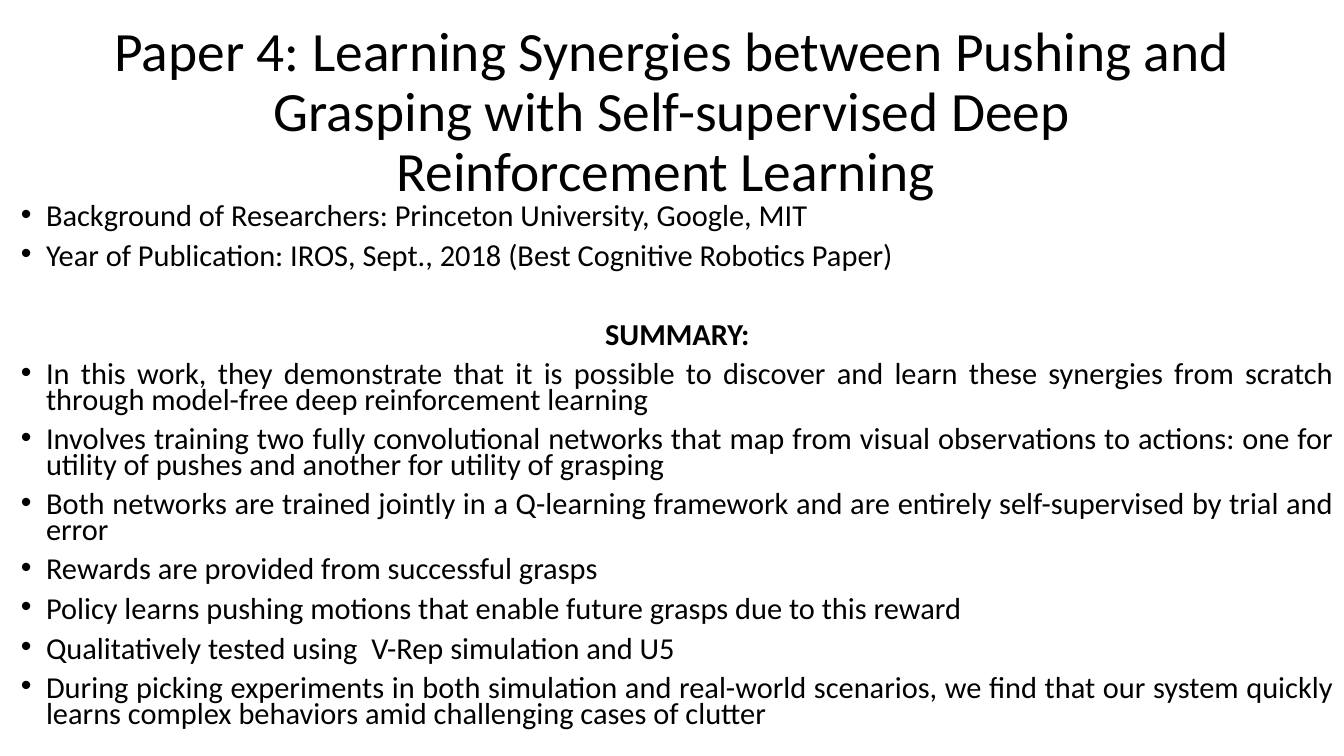
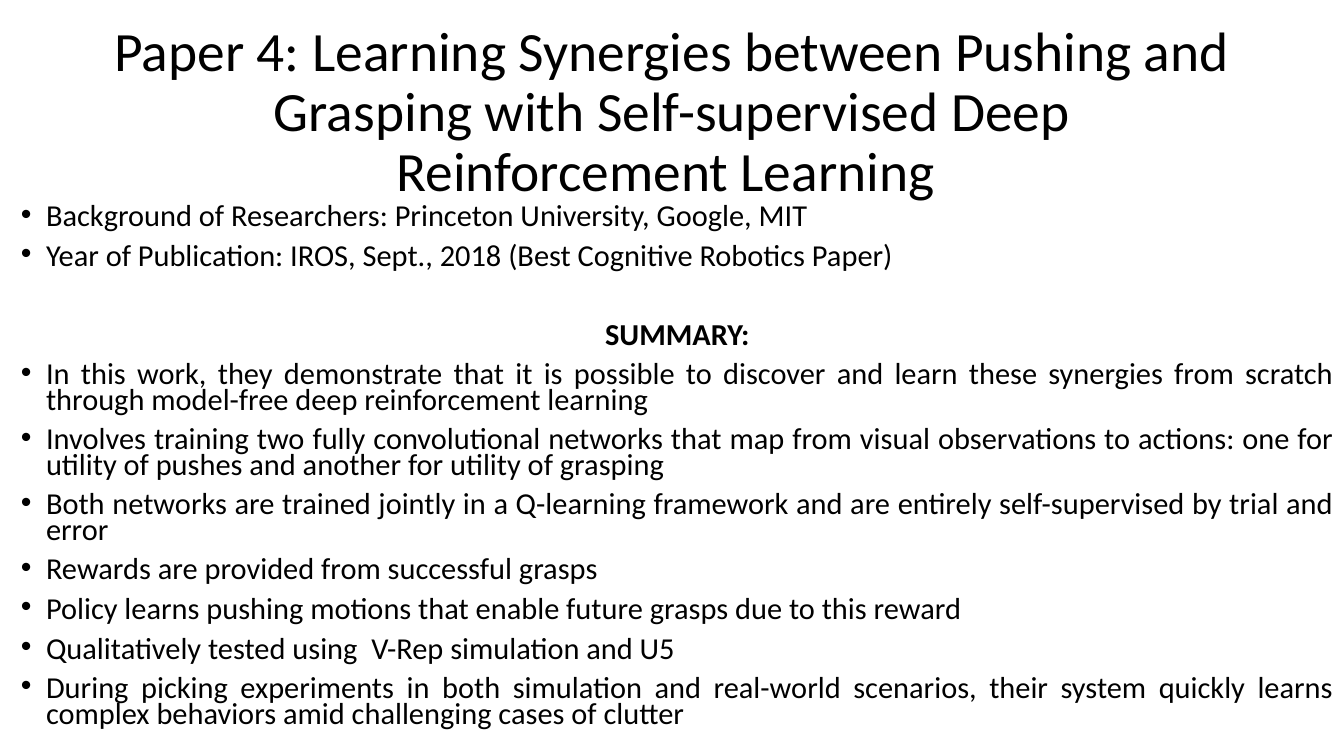
Before and after one commit to kaushikbalasundar/CPDM_DoBot, a slide deck: slide 15 of PPT1_Proposal.pptx (slide 16 before the commit). Drawn at 1344x756 pixels with LibreOffice and Linux fonts; fonts in the diff are those of the drawing. Boxes give left, top, right and bottom in pixels: in the first picture for what was removed or moved away, otherwise in the second. Text is boxed around its words. In the diff, an @@ line names an element or a change of style, - is before the commit and + after.

```diff
--- a/PPT1_Proposal.pptx
+++ b/PPT1_Proposal.pptx
@@ text at (x1=46, y1=677, x2=1333, y2=730): text changed @@
-• During picking experiments in both simulation and real-world scenarios, we find that our system quickly learns complex behaviors amid challenging cases of clutter
+• During picking experiments in both simulation and real-world scenarios, their system quickly learns complex behaviors amid challenging cases of clutter
```
Also in this commit, not shown: 4 other slides changed, 5 slides added, 4 slides removed, 2 other files.
